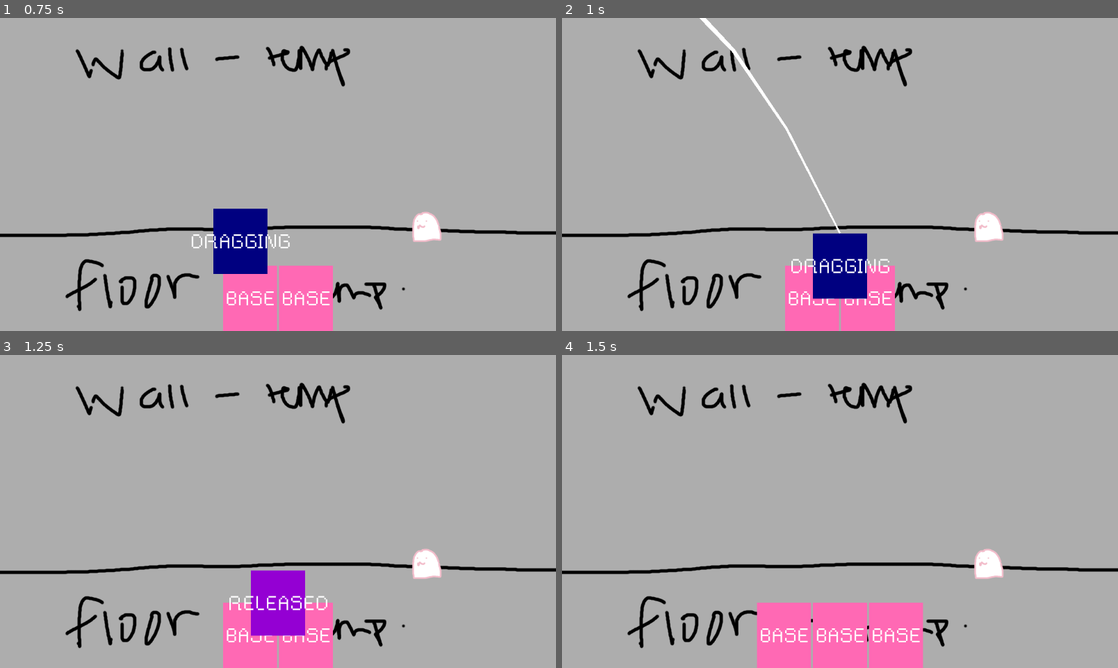
Above: before the commit, frames 1-4 (two rows, left to right).
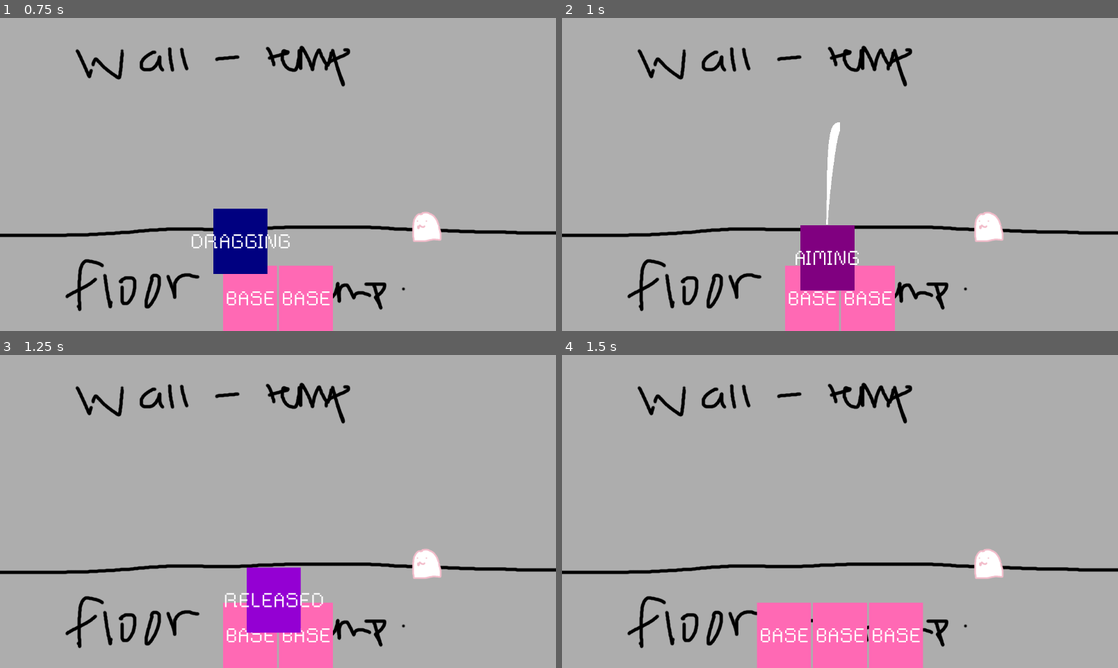
Above: after the commit, the same moments.

Repository: stressedGuaba/magic-girl-tarot
Game: Godot game, scene res://scenes/Battle/battle.tscn
Same seed, same stepped clock (60 frames per second), same inputs: the game is played once before the commit and once after it.
Inputs (mouse positions are in pixels of both pictures, inside the frame that each line leads up to):
- Up to frame 1 (0.75 s): tap Enter at 0.5 s; drag from (222, 299) to (278, 127) at 0.52 s
- Up to frame 2 (1 s): no input
- Up to frame 3 (1.25 s): no input
- Up to frame 4 (1.5 s): drag from (812, 636) to (840, 464) at 1.27 s

Frame 1 is identical in both runs. In frame 2, 3.6% of the frame differs, in the area x 24-59%, y 0-90%; in frame 3, 1.0%; in frame 4, nothing differs.

Commit message:
no way it took me almost an hour to figure out my coords were wrong oml - finally fixed my card aiming issue

Diff:
--- a/scenes/Battle/battle.tscn
+++ b/scenes/Battle/battle.tscn
@@ -44,7 +44,6 @@
 shape = SubResource("RectangleShape2D_i3j6n")
 
 [node name="CardTargetSelector" parent="." instance=ExtResource("3_5f8bu")]
-position = Vector2(883, 433)
 
 [node name="BattleUI" type="CanvasLayer" parent="." groups=["ui_layer"]]
 
--- a/scenes/card_target_selector/card_target_selector.gd
+++ b/scenes/card_target_selector/card_target_selector.gd
@@ -1,6 +1,6 @@
 extends Node2D
 
-const ARC_POINTS := 8
+const ARC_POINTS := 8 * 4.5
 
 @onready var area_2d: Area2D = $Area2D
 @onready var card_arc: Line2D = $CanvasLayer/CardArc
@@ -28,7 +28,7 @@
 	var target := get_local_mouse_position()
 	var distance := (target - start)
 
-	for i in ARC_POINTS:
+	for i in range(ARC_POINTS):
 		var t := (1.0 / ARC_POINTS) * i
 		var x := start.x + (distance.x / ARC_POINTS) * i
 		var y := start.y + ease_out_cubic(t) * distance.y
--- a/scenes/card_ui/card_aiming_state.gd
+++ b/scenes/card_ui/card_aiming_state.gd
@@ -1,12 +1,15 @@
 extends CardState
 
-const MOUSE_Y_SNAPBACK_THRESHOLD := 621 ## 138
+const MOUSE_Y_SNAPBACK_THRESHOLD := 1000 ## 621 ## 138
 
 func enter() -> void:
+	card_ui.color.color = Color.WEB_PURPLE
+	card_ui.state.text = "AIMING"
 	card_ui.targets.clear()
+
 	var offset := Vector2(card_ui.parent.size.x / 2, -card_ui.size.y / 2)
 	offset.x -= card_ui.size.x / 2
-	card_ui.animate_to_position(card_ui.parent.global_position + offset, 0.2)
+	card_ui.animate_to_position(card_ui.parent.global_position + offset, 0.2*4.5)
 	card_ui.drop_point_detector.monitoring = false
 
 	Events.card_aim_started.emit(card_ui) #event bus
@@ -14,7 +17,7 @@
 func exit() -> void:
 	Events.card_aim_ended.emit(card_ui)
 
-func on_input(event:InputEvent) -> void:
+func on_input(event: InputEvent) -> void:
 	var mouse_motion := event is InputEventMouseMotion
 	var mouse_at_bottom := card_ui.get_global_mouse_position().y > MOUSE_Y_SNAPBACK_THRESHOLD
 
Not shown, changed: build/index.apple-touch-icon.png.import
Not shown, changed: build/index.icon.png.import
Not shown, changed: build/index.png.import
Not shown, changed: export_presets.cfg
Not shown, removed: build/Magic Girl Tarot.icon.png
Not shown, removed: build/Magic Girl Tarot.pck
Not shown, added: build/index.apple-touch-icon.png
Not shown, added: build/index.audio.position.worklet.js
Not shown, added: build/index.audio.worklet.js
Not shown, added: build/index.html
Not shown, added: build/index.icon.png
Not shown, added: build/index.js
(and 3 more such lines)
